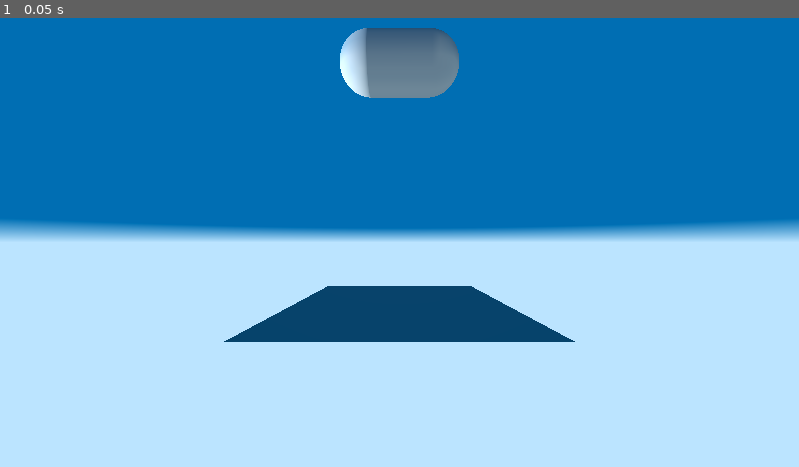
Above: before the commit, frame 1.
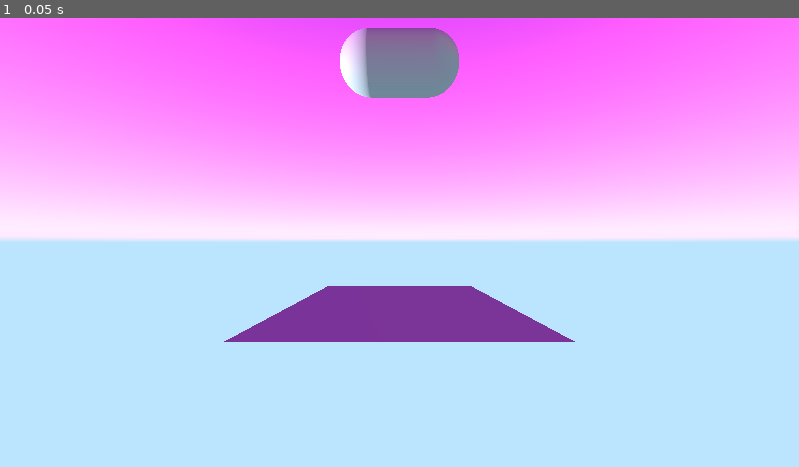
Above: after the commit, the same moment.

Repository: YottaYocta/CS4621
Game: Godot game, scene res://sky_scene.tscn
Same seed, same stepped clock (60 frames per second), same inputs: the game is played once before the commit and once after it.
Inputs:
- Up to frame 1 (0.05 s): no input

The runs differ from the first frame. In frame 1, 53% of the frame differs, in the area x 0-100%, y 0-73%.

Commit message:
Created softer sky gradient

Diff:
--- a/Shaders/SkyShader.gdshader
+++ b/Shaders/SkyShader.gdshader
@@ -7,7 +7,11 @@
 	// Called for every visible pixel in the sky background, as well as all pixels
 	// in the radiance cubemap.
 	float col = clamp(EYEDIR.y / 0.05, 0.0, 1.0);
-	vec3 finalColor = mix(horizonColor, skyColor, col);
+	vec3 skyColorFinal = (3.0-EYEDIR.y)*skyColor + exp(-2.0*EYEDIR.y)*vec3(1.0,1.0,1.0) ;
+	vec3 white = vec3(1.0,1.0,1.0);
+	//vec3 skyColorFinal = EYEDIR.y*skyColor + (1.0-EYEDIR.y)*white;
+	vec3 finalColor = mix(horizonColor, skyColorFinal, col);
+
 	// we have access to time
 	COLOR = finalColor;
 
--- a/sky_scene.tscn
+++ b/sky_scene.tscn
@@ -8,7 +8,7 @@
 
 [sub_resource type="ShaderMaterial" id="ShaderMaterial_nhd7l"]
 shader = ExtResource("1_had3h")
-shader_parameter/skyColor = Color(0, 0.42860648, 0.70129913, 1)
+shader_parameter/skyColor = Color(0.25543854, 0.00027723314, 0.9846111, 1)
 shader_parameter/horizonColor = Color(0.735237, 0.8950755, 1, 1)
 
 [sub_resource type="Sky" id="Sky_nf61q"]
